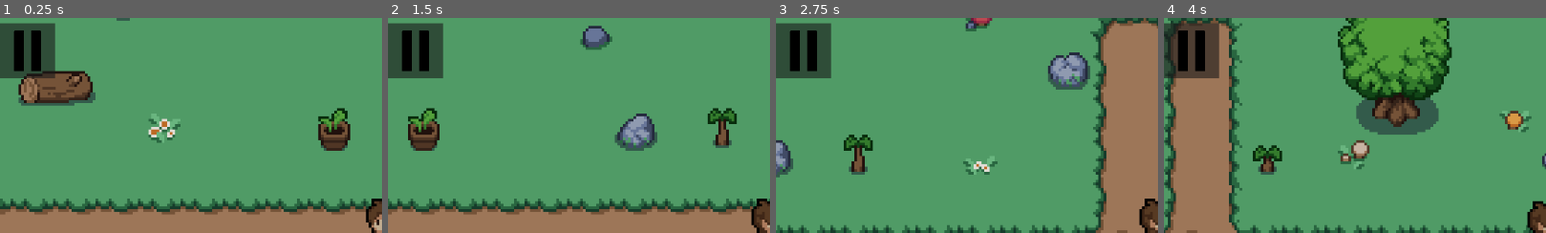
Above: before the commit, frames 1-4 (left to right).
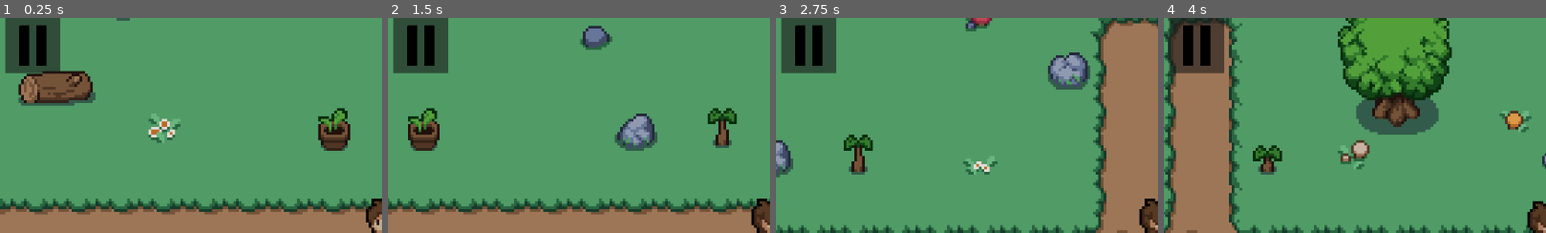
Above: after the commit, the same moments.

Repository: starexplorer21/RhythmHero
Game: Godot game, scene res://assets/navigation.tscn
Two runs of this game, one before a commit and one after it. Both use one fixed random seed, a clock stepped at 60 frames per second and the inputs below.
Inputs:
- Up to frame 1 (0.25 s): no input
- Up to frame 2 (1.5 s): hold D (moveright) 0.53-1.28 s; tap Q (lane1) at 0.6, 1.35 s
- Up to frame 3 (2.75 s): hold D (moveright) from 2.03 s (still down); tap W (lane2) at 2.1 s; tap Q (lane1) at 2.3 s
- Up to frame 4 (4 s): tap O (lane3) at 2.85 s; tap Q (lane1) at 3.05, 3.8 s; release D (moveright) at 3.53 s; tap P (lane4) at 3.6 s
The pictures show only the part of the screen within x 0-50%, y 0-50%; the shares and areas given below are measured in that part.

The runs differ from the first frame. In frame 1, 2.5% of the frame differs, in the area x 0-16%, y 0-28%; in frame 2, 2.6%; in frame 3, 2.6%; in frame 4, 2.3%.

Commit message:
Setup metadata for all maps

Diff:
--- a/assets/navigation.tscn
+++ b/assets/navigation.tscn
@@ -821,6 +821,7 @@
 offset_bottom = 11.0
 grow_horizontal = 1
 grow_vertical = 1
+scale = Vector2(0.759999, 0.72)
 
 [node name="Camera2D" type="Camera2D" parent="Player"]
 position = Vector2(0, 11)
@@ -828,10 +829,10 @@
 zoom = Vector2(4, 4)
 
 [node name="Pause" type="Button" parent="Player"]
-offset_left = -144.0
-offset_top = -68.0
-offset_right = 376.0
-offset_bottom = 452.0
+offset_left = -142.0
+offset_top = -70.0
+offset_right = 378.0
+offset_bottom = 450.0
 scale = Vector2(0.0400001, 0.0399997)
 icon = ExtResource("11_ahcot")
 
@@ -845,6 +846,16 @@
 disabled = true
 text = "Continue"
 
+[node name="Quit" type="Button" parent="Player"]
+visible = false
+offset_left = -42.0
+offset_top = 30.0
+offset_right = 37.0
+offset_bottom = 61.0
+theme = SubResource("Theme_qc0pf")
+disabled = true
+text = "Quit"
+
 [node name="Save" type="Button" parent="Player"]
 visible = false
 offset_left = -31.0
@@ -854,16 +865,6 @@
 theme = SubResource("Theme_qc0pf")
 disabled = true
 text = "Save"
-
-[node name="Quit" type="Button" parent="Player"]
-visible = false
-offset_left = -42.0
-offset_top = 30.0
-offset_right = 37.0
-offset_bottom = 61.0
-theme = SubResource("Theme_qc0pf")
-disabled = true
-text = "Quit"
 
 [connection signal="body_entered" from="Opponent1/Opponent1Hitbox" to="." method="_on_opponent_1_hitbox_body_entered"]
 [connection signal="body_entered" from="Opponent2/Opponent2Hitbox" to="." method="_on_opponent_2_hitbox_body_entered"]
--- a/assets/song_select.tscn
+++ b/assets/song_select.tscn
@@ -1,7 +1,7 @@
-[gd_scene load_steps=13 format=3 uid="uid://b6knaoux6kdbo"]
-
+[gd_scene load_steps=14 format=3 uid="uid://dlwelwlwtckah"]
+
+[ext_resource type="Script" path="res://scripts/song_select.gd" id="1_2x51w"]
 [ext_resource type="Texture2D" uid="uid://b85p1dm3pv1y1" path="res://resources/Mystic Woods Asset Pack/tilesets/plains.png" id="1_574t1"]
-[ext_resource type="Script" path="res://assets/song_select.gd" id="1_by3f6"]
 [ext_resource type="FontFile" uid="uid://dmoucmi1lms54" path="res://resources/PixelGameFont.ttf" id="2_o0wiy"]
 
 [sub_resource type="TileSetAtlasSource" id="TileSetAtlasSource_ta4dw"]
@@ -119,6 +119,9 @@
 [sub_resource type="Theme" id="Theme_g0qh6"]
 default_font = ExtResource("2_o0wiy")
 
+[sub_resource type="Theme" id="Theme_syf2n"]
+default_font = ExtResource("2_o0wiy")
+
 [node name="Song_Select" type="Control"]
 texture_filter = 1
 layout_mode = 3
@@ -130,10 +133,11 @@
 grow_horizontal = 2
 grow_vertical = 2
 size_flags_horizontal = 4
-script = ExtResource("1_by3f6")
+script = ExtResource("1_2x51w")
 
 [node name="TileMap" type="TileMap" parent="."]
 texture_filter = 1
+scale = Vector2(1.4, 1.28)
 tile_set = SubResource("TileSet_mtu18")
 format = 2
 layer_0/tile_data = PackedInt32Array(-262147, 131072, 4, -196611, 131072, 5, -131075, 131072, 5, -65539, 131072, 5, -3, …(2539 unchanged characters)…
@@ -141,43 +145,45 @@
 [node name="Song_name" type="Label" parent="."]
 texture_filter = 1
 layout_mode = 0
-offset_left = -95.0
-offset_top = -67.0
-offset_right = 99.0
-offset_bottom = 48.0
+offset_left = -98.0
+offset_top = -92.0
+offset_right = 96.0
+offset_bottom = 23.0
 theme = SubResource("Theme_spvda")
 text = "Title"
 horizontal_alignment = 1
 
 [node name="Cover" type="Sprite2D" parent="."]
-position = Vector2(-50.5, -0.4375)
+position = Vector2(-72, -8)
 scale = Vector2(0.12027, 0.111993)
 
 [node name="Artist" type="RichTextLabel" parent="."]
 layout_mode = 0
-offset_top = -42.0
-offset_right = 100.0
-offset_bottom = 16.0
+offset_left = 3.0
+offset_top = -69.0
+offset_right = 103.0
+offset_bottom = -11.0
 theme = SubResource("Theme_ugo1b")
 text = "artist"
 fit_content = true
 
 [node name="Suggested" type="RichTextLabel" parent="."]
 layout_mode = 0
-offset_left = -100.0
-offset_top = 48.0
-offset_right = 92.0
-offset_bottom = 66.0
+offset_left = -141.0
+offset_top = 64.0
+offset_right = 145.0
+offset_bottom = 82.0
 theme = SubResource("Theme_tchtg")
-text = "Suggested By:"
+text = "Suggested By: Nathan and Xinyuan"
 scroll_active = false
 
 [node name="Button" type="Button" parent="."]
 texture_filter = 1
 layout_mode = 0
-offset_top = -3.0
-offset_right = 95.0
-offset_bottom = 38.0
+offset_left = 6.0
+offset_top = 17.0
+offset_right = 101.0
+offset_bottom = 58.0
 theme = SubResource("Theme_pqxti")
 theme_override_font_sizes/font_size = 16
 text = "PLAY"
@@ -186,15 +192,24 @@
 
 [node name="Button2" type="Button" parent="."]
 layout_mode = 0
-offset_left = -106.0
-offset_top = -73.0
-offset_right = -87.0
-offset_bottom = -48.0
+offset_left = -144.0
+offset_top = -93.0
+offset_right = -125.0
+offset_bottom = -68.0
 scale = Vector2(0.629381, 0.515401)
 theme = SubResource("Theme_g0qh6")
 text = "X"
 text_overrun_behavior = 1
 clip_text = true
 
+[node name="High_Score" type="Label" parent="."]
+layout_mode = 0
+offset_left = 1.0
+offset_top = -18.0
+offset_right = 139.0
+offset_bottom = 5.0
+theme = SubResource("Theme_syf2n")
+text = "High Score: 100 %"
+
 [connection signal="pressed" from="Button" to="." method="_on_button_pressed"]
 [connection signal="pressed" from="Button2" to="." method="_on_button_2_pressed"]
--- a/global.gd
+++ b/global.gd
@@ -3,15 +3,15 @@
 var current_scene
 var map
 var root
-var difficulty = "normal"
-var unlocked_level2 = false
+var difficulty = "Normal"
+var unlocked_level2 = true
 
 # Called when the node enters the scene tree for the first time.
 func _ready():
 	root = get_tree().root
 	current_scene = root.get_child(root.get_child_count() - 1)
 
-func goto_navigation(accuracy):
+func goto_navigation(accuracy, map):
 	# This function will usually be called from a signal callback,
 	# or some other function in the current scene.
 	# Deleting the current scene at this point is
@@ -21,7 +21,7 @@
 	# The solution is to defer the load to a later time, when
 	# we can be sure that no code from the current scene is running:
 
-	if current_scene.map_folder == "Paradise" and accuracy > 0.7:
+	if map == "Paradise" and accuracy > 70:
 		unlocked_level2 = true
 
 	call_deferred("_deferred_goto_navigation")
--- a/maps/Awake Now/metadata.json
+++ b/maps/Awake Now/metadata.json
@@ -1 +1 @@
-{"artist" : "Yonosuke", "suggested" : "none"}
+{"artist":"Yonosuke","high_score":96,"suggested":""}
--- a/maps/Daybreak Frontline/metadata.json
+++ b/maps/Daybreak Frontline/metadata.json
@@ -1 +1 @@
-{"artist" : "Orangestar", "suggested" : "none"}
+{"artist":"Orangestar","suggested":"Ryan Li","high_score":0}
--- a/maps/Don't Fight The Music/metadata.json
+++ b/maps/Don't Fight The Music/metadata.json
@@ -1 +1 @@
-{"artist" : "Chroma", "suggested" : "none"}
+{"artist":"Chroma","suggested":"none","high_score":0}
--- a/maps/Entertain Me/metadata.json
+++ b/maps/Entertain Me/metadata.json
@@ -1 +1 @@
-{"artist" : "Ylona Garcia", "suggested" : "Addy Wei"}
+{"artist":"Ylona Garcia","suggested":"Addy Wei","high_score":0}
--- a/maps/Getcha/metadata.json
+++ b/maps/Getcha/metadata.json
@@ -1 +1 @@
-{"artist" : "Giga and Kira", "suggested" : "none"}
+{"artist":"Giga and Kira","suggested":"none","high_score":0}
--- a/maps/Infinitely Gray/metadata.json
+++ b/maps/Infinitely Gray/metadata.json
@@ -1 +1 @@
-{"artist" : "Surii", "suggested" : "Nathan and Xinyuan"}
+{"artist":"Surii","suggested":"Nathan and Xinyuan","high_score":0}
--- a/maps/Lower/metadata.json
+++ b/maps/Lower/metadata.json
@@ -1 +1 @@
-{"artist" : "nulut", "suggested" : "Angela Zhu"}
+{"artist":"nulut","suggested":"Angela Zhu","high_score":0}
--- a/maps/Paradise/metadata.json
+++ b/maps/Paradise/metadata.json
@@ -1 +1 @@
-{"artist" : "EXO", "suggested" : "Emily Shi"}
+{"artist":"EXO","suggested":"Emily Shi","high_score":0}
--- a/project.godot
+++ b/project.godot
@@ -25,9 +25,10 @@
 
 [display]
 
+window/size/mode=3
+window/vsync/vsync_mode=2
 window/stretch/mode="viewport"
-window/stretch/aspect="keep_height"
-window/vsync/vsync_mode=2
+window/stretch/aspect="expand"
 
 [input]
 
--- a/scripts/GameManager.gd
+++ b/scripts/GameManager.gd
@@ -25,9 +25,14 @@
 
 var map_folder: String
 
-var path = "res://maps/"+map_folder+"/"
-var song = path + "song.wav"
-var map = path + "map.json"
+var path
+var song
+var map
+var metadata
+
+var load_metadata
+var meta_dict
+var high_score
 
 var map_dict
 var note
@@ -59,10 +64,11 @@
 	map_folder = change_map
 	path = "res://maps/"+map_folder+"/"
 	song = path + "song.wav"
-	if difficulty == "easy":
+	if difficulty == "Easy":
 		map = path + "easy.json"
-	elif difficulty == "normal":
+	elif difficulty == "Normal":
 		map = path + "map.json"
+	metadata = path + "metadata.json"
 
 # Called when the node enters the scene tree for the first time.
 func _ready():
@@ -91,7 +97,14 @@
 		print("Error could not load map")
 		return
 
+	if not FileAccess.file_exists(metadata):
+		print("Error could not load metadata")
+		return
+
 	var load_file = FileAccess.open(map, FileAccess.READ)
+	load_metadata = FileAccess.open(metadata, FileAccess.READ_WRITE)
+	meta_dict = JSON.parse_string(load_metadata.get_as_text())
+	high_score = meta_dict["high_score"]
 	map_dict = JSON.parse_string(load_file.get_as_text())
 
 func play_hit(judge):
@@ -152,8 +165,13 @@
 
 			elif read_note == 5:
 				await get_tree().create_timer(1.3).timeout
+				music_player.stop()
 				var score = (perfects * 5.0) + (greats * 4.0) + (goods * 3.0)
-				Global.goto_navigation(score/total_score)
+				var accuracy = int((score/total_score) * 100)
+				meta_dict["high_score"] = maxi(high_score, accuracy)
+				print(meta_dict)
+				load_metadata.store_string(JSON.stringify(meta_dict))
+				Global.goto_navigation(accuracy, map_folder)
 
 func judge_lane(l):
 	var lane = []
@@ -260,19 +278,19 @@
 
 func _on_lane_judge_1_just_missed():
 	misses += 1
-	play_hit(miss)
+	calc_judge("Miss")
 
 func _on_lane_judge_2_just_missed():
 	misses += 1
-	play_hit(miss)
+	calc_judge("Miss")
 
 func _on_lane_judge_3_just_missed():
 	misses += 1
-	play_hit(miss)
+	calc_judge("Miss")
 
 func _on_lane_judge_4_just_missed():
 	misses += 1
-	play_hit(miss)
+	calc_judge("Miss")
 
 func _on_pause_pressed():
 	get_tree().call_group("to_pause", "stop")
@@ -309,4 +327,4 @@
 
 
 func _on_quit_pressed():
-	Global.goto_navigation(0.0)
+	Global.goto_navigation(0.0, map_folder)
--- a/scripts/move_recorder.gd
+++ b/scripts/move_recorder.gd
@@ -47,7 +47,6 @@
 
 	var save_file = FileAccess.open(map, FileAccess.WRITE)
 	save_file.store_string(JSON.stringify(dict))
-	print(dict)
 	print("Saved")
 
 func _physics_process(delta):
--- a/assets/song_select.gd
+++ b/scripts/song_select.gd
@@ -37,9 +37,10 @@
 	$Song_name.text = song
 	var suggested = metadata_dict["suggested"]
 	if suggested != "none":
-		$Suggested.text = "Suggester:"+ suggested
+		$Suggested.text = "Suggester(s): "+ suggested
 	else:
 		$Suggested.text = ""
+	$High_Score.text = "High Score: " + str(metadata_dict["high_score"]) + "%"
 
 
 func _on_button_2_pressed():
--- /dev/null
+++ b/title.gd
@@ -0,0 +1,23 @@
+extends Node2D
+
+
+# Called when the node enters the scene tree for the first time.
+func _ready():
+	pass # Replace with function body.
+
+
+# Called every frame. 'delta' is the elapsed time since the previous frame.
+func _process(delta):
+	pass
+
+
+func _on_play_pressed():
+	Global.goto_navigation(0.0, "")
+
+
+func _on_change_difficulty_pressed():
+	if Global.difficulty == "Normal":
+		Global.difficulty = "Easy"
+	elif Global.difficulty == "Easy":
+		Global.difficulty = "Normal"
+	$Difficulty.text = "Current Difficulty: " + Global.difficulty
--- /dev/null
+++ b/title.tscn
@@ -0,0 +1,84 @@
+[gd_scene load_steps=6 format=3 uid="uid://b7tyfyi635j23"]
+
+[ext_resource type="Texture2D" uid="uid://di1bvurwasplm" path="res://resources/mountain-background.jpg" id="1_7yr6s"]
+[ext_resource type="Script" path="res://title.gd" id="1_8umd4"]
+[ext_resource type="FontFile" uid="uid://b1jm4p26lpwpu" path="res://resources/The Wild Breath of Zelda.otf" id="2_1riqn"]
+
+[sub_resource type="Theme" id="Theme_n0qda"]
+default_font = ExtResource("2_1riqn")
+default_font_size = 1200
+
+[sub_resource type="Theme" id="Theme_40wv0"]
+default_font = ExtResource("2_1riqn")
+default_font_size = 1500
+
+[node name="Title" type="Node2D"]
+scale = Vector2(0.120001, 0.0799993)
+script = ExtResource("1_8umd4")
+
+[node name="Mountain Background" type="Sprite2D" parent="."]
+modulate = Color(0.803922, 0.803922, 0.803922, 1)
+position = Vector2(4822.45, 4087.29)
+scale = Vector2(1.23775, 1.71554)
+texture = ExtResource("1_7yr6s")
+
+[node name="TileMap" type="TileMap" parent="."]
+format = 2
+
+[node name="Difficulty" type="Label" parent="."]
+offset_left = 2200.0
+offset_top = 4850.0
+offset_right = 14189.0
+offset_bottom = 6104.0
+scale = Vector2(0.452832, 0.944435)
+theme = SubResource("Theme_n0qda")
+theme_override_colors/font_color = Color(1, 1, 1, 1)
+theme_override_colors/font_shadow_color = Color(0, 0.0901961, 0.47451, 1)
+theme_override_colors/font_outline_color = Color(0, 0, 0, 1)
+theme_override_constants/shadow_offset_x = 30
+theme_override_constants/shadow_offset_y = 20
+theme_override_constants/outline_size = 50
+text = "Current Difficulty: Normal"
+
+[node name="Title" type="Label" parent="."]
+offset_left = 2008.32
+offset_top = 462.504
+offset_right = 7779.32
+offset_bottom = 2275.5
+theme = SubResource("Theme_n0qda")
+theme_override_colors/font_color = Color(1, 1, 1, 1)
+theme_override_colors/font_shadow_color = Color(0, 0.0901961, 0.47451, 1)
+theme_override_colors/font_outline_color = Color(0, 0, 0, 1)
+theme_override_constants/shadow_offset_x = 30
+theme_override_constants/shadow_offset_y = 20
+theme_override_constants/outline_size = 50
+text = "Rhythm Hero"
+
+[node name="Change_Difficulty" type="Button" parent="."]
+texture_filter = 1
+offset_left = 3033.31
+offset_top = 6375.05
+offset_right = 12965.3
+offset_bottom = 7947.05
+scale = Vector2(0.383143, 0.559524)
+theme = SubResource("Theme_40wv0")
+theme_override_colors/font_color = Color(1, 1, 1, 1)
+theme_override_colors/font_pressed_color = Color(0.643137, 0.643137, 0.643137, 1)
+text = "Change Difficulty"
+
+[node name="Play" type="Button" parent="."]
+texture_filter = 1
+offset_left = 3158.31
+offset_top = 2425.02
+offset_right = 6725.31
+offset_bottom = 4275.02
+theme = SubResource("Theme_40wv0")
+theme_override_colors/font_color = Color(1, 1, 1, 1)
+theme_override_colors/font_pressed_color = Color(0.643137, 0.643137, 0.643137, 1)
+text = "PLAY"
+
+[node name="Camera2D" type="Camera2D" parent="."]
+position = Vector2(4841.63, 4037.54)
+
+[connection signal="pressed" from="Change_Difficulty" to="." method="_on_change_difficulty_pressed"]
+[connection signal="pressed" from="Play" to="." method="_on_play_pressed"]
Not shown: 2 places in assets/navigation.tscn that only renumber resources
Binary file added: resources/The Wild Breath of Zelda.otf
Not shown, added: resources/The Wild Breath of Zelda.otf.import
Binary file added: resources/mountain-background.jpg
Not shown, added: resources/mountain-background.jpg.import
